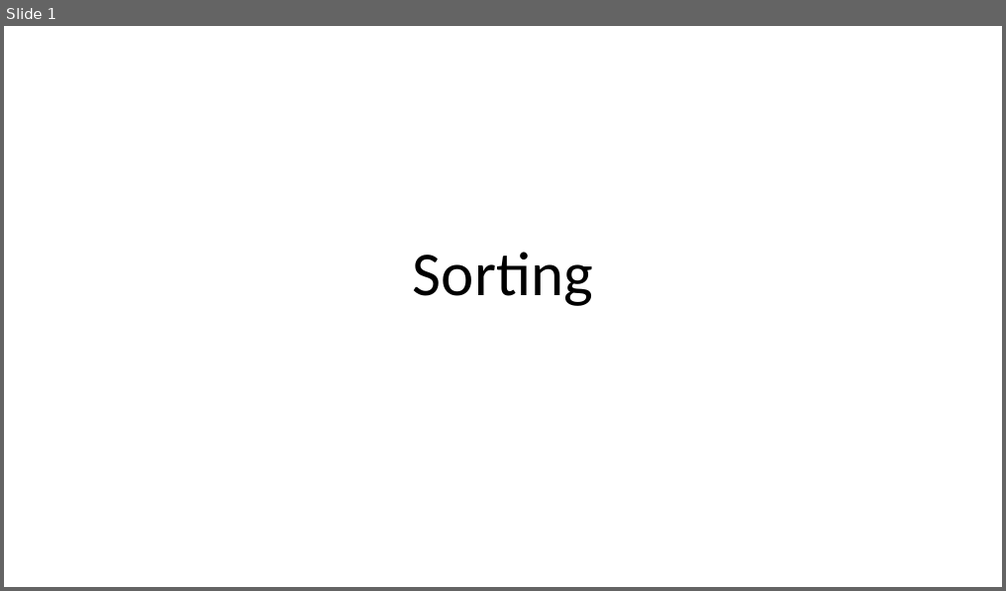
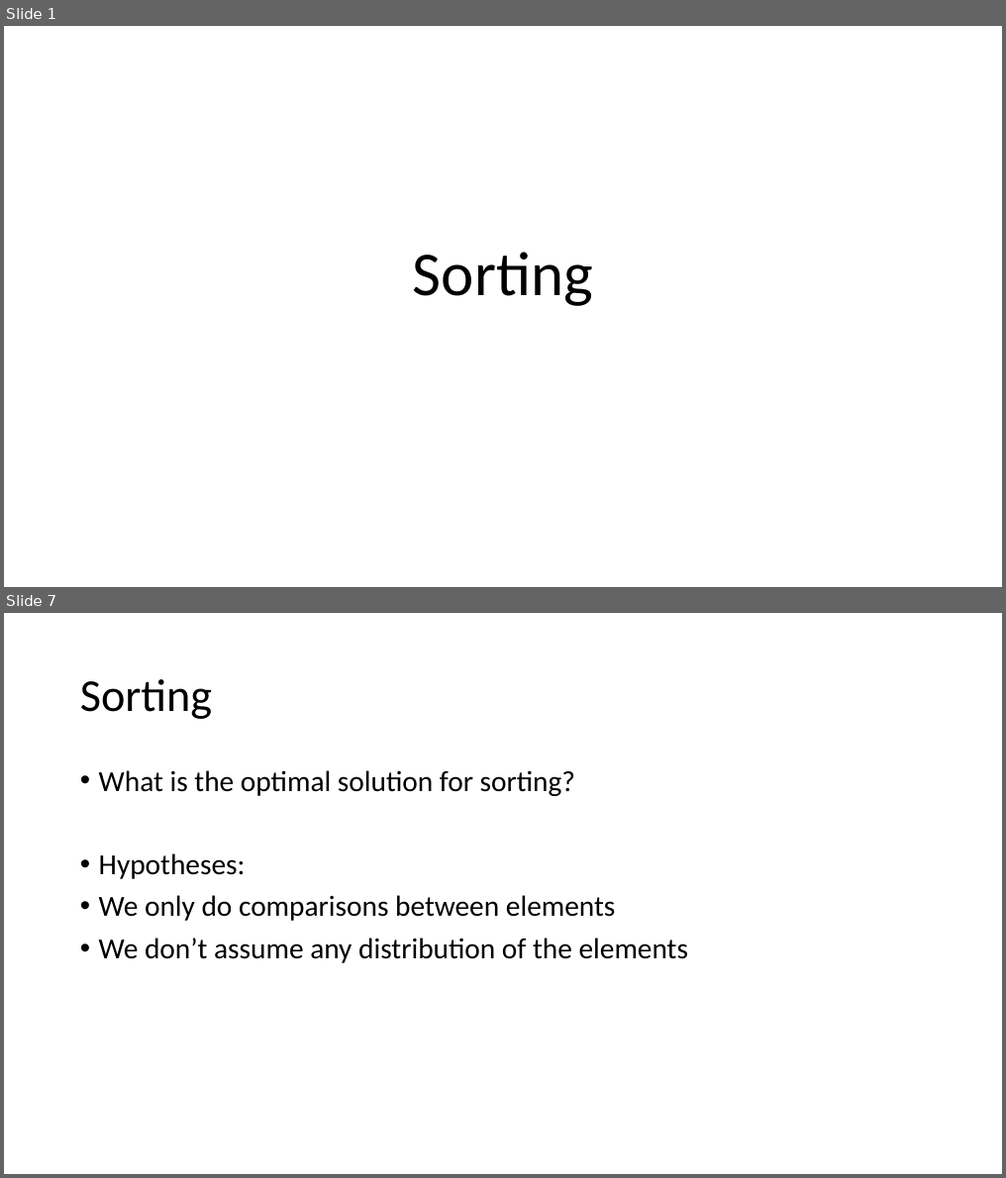
Before and after one commit to kwea123/cpp_data_algo, a slide deck: 5.pptx. Shown one above the other, each under a label of ours: slide 1 before the commit, slides 1 and 7 after it; the slides between them are not shown. The pictures are 1006x591 and 1006x1178 pixels, drawn with LibreOffice and Linux fonts; fonts in the diff are those of the drawing. Boxes give left, top, right and bottom in pixels: in the first picture for what was removed or moved away, otherwise in the second. Text is boxed around its words. In the diff, an @@ line names an element or a change of style, - is before the commit and + after.

```diff
--- a/5.pptx
+++ b/5.pptx
@@ slide 7 added at (4, 613, 1002, 1174), background #FFFFFF @@
@@ title added at (80, 679, 212, 719), 44 pt, text #000000 @@
+Sorting
@@ text added at (99, 770, 688, 963), 28 pt, text #000000 @@
+• What is the optimal solution for sorting?
+• Hypotheses:
+• We only do comparisons between elements
+• We don’t assume any distribution of the elements
```
Also in this commit, not shown: 37 other slides added, 10 other files.
